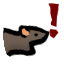
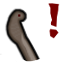
Comparing the layer stacks of the two 64×64 images. Changes:
added layer "SnakeHiss" above "ReptileHiss" over box(0, 8, 41, 62)
hid "Squeak" over box(2, 24, 50, 58)
